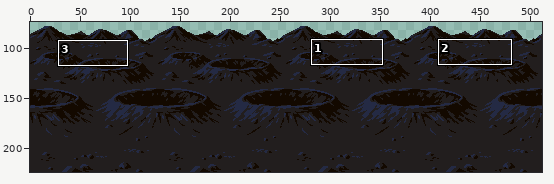
Two versions of one sprite sheet, res/map.png. The first picture is a wide view before the edit; the outline marks the close-up.
Close-up. First the earlier version:
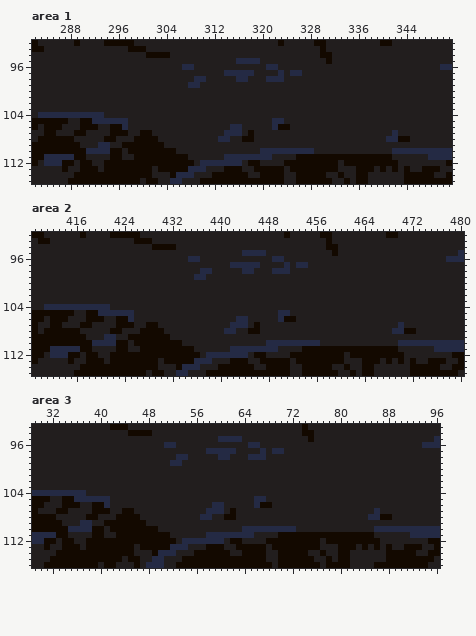
The file is 512x224 pixels. Shown: area 1: x 282..351, y 92..115; area 2: x 409..480, y 92..115; area 3: x 29..96, y 93..116. The wide view leaves out empty margins. The commit also changed other parts of the picture, which this record leaves out.
After:
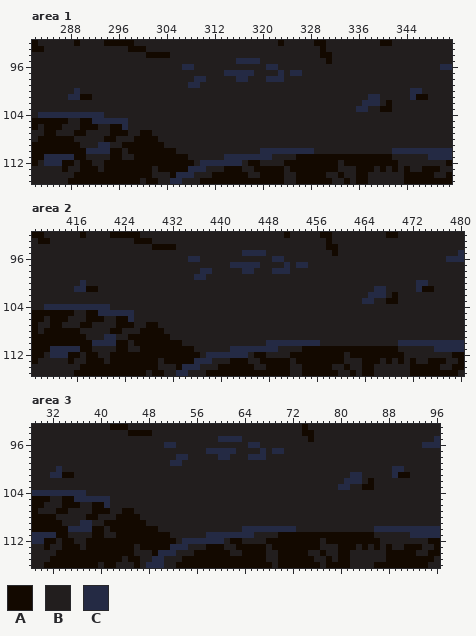
Palette (. is transparent): A #130900  B #221e1e  C #242a44
From old to new:
Area 1:
y 100: x 289 B -> C; x 345..346 BB -> CC
y 101: x 288..291 BBBB -> CCAA; x 338..339 BB -> CC; x 345..347 BBB -> CAA
y 102: x 337..339 BBB -> CCC; x 341 B -> A
y 103: x 336..337 BB -> CC; x 340..341 BB -> AA
y 105: x 322..323 CC -> BB
y 106: x 315..316 CC -> BB; x 322..324 CAA -> BBB
y 107: x 314..316 CCC -> BBB; x 318 A -> B; x 342 C -> B
y 108: x 313..314 CC -> BB; x 317..318 AA -> BB; x 341..344 CCAA -> BBBB
Area 2:
y 100: x 417 B -> C; x 473..474 BB -> CC
y 101: x 416..419 BBBB -> CCAA; x 466..467 BB -> CC; x 473..475 BBB -> CAA
y 102: x 465..467 BBB -> CCC; x 469 B -> A
y 103: x 464..465 BB -> CC; x 468..469 BB -> AA
y 105: x 450..451 CC -> BB
y 106: x 443..444 CC -> BB; x 450..452 CAA -> BBB
y 107: x 442..444 CCC -> BBB; x 446 A -> B; x 470 C -> B
y 108: x 441..442 CC -> BB; x 445..446 AA -> BB; x 469..472 CCAA -> BBBB
Area 3:
y 100: x 33 B -> C; x 89..90 BB -> CC
y 101: x 32..35 BBBB -> CCAA; x 82..83 BB -> CC; x 89..91 BBB -> CAA
y 102: x 81..83 BBB -> CCC; x 85 B -> A
y 103: x 80..81 BB -> CC; x 84..85 BB -> AA
y 105: x 66..67 CC -> BB
y 106: x 59..60 CC -> BB; x 66..68 CAA -> BBB
y 107: x 58..60 CCC -> BBB; x 62 A -> B; x 86 C -> B
y 108: x 57..58 CC -> BB; x 61..62 AA -> BB; x 85..88 CCAA -> BBBB
